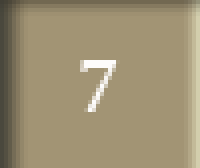
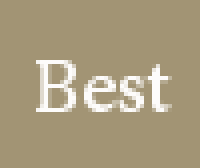
Two versions of the same layered image (200x168). Layer-by-layer changes:
added layer "Best" above "7" over [36, 60, 172, 112]
hid "7" over [80, 60, 120, 112]
hid "backgroundSelected" over [0, 0, 200, 168]
showed "Background" over [0, 0, 200, 168]
